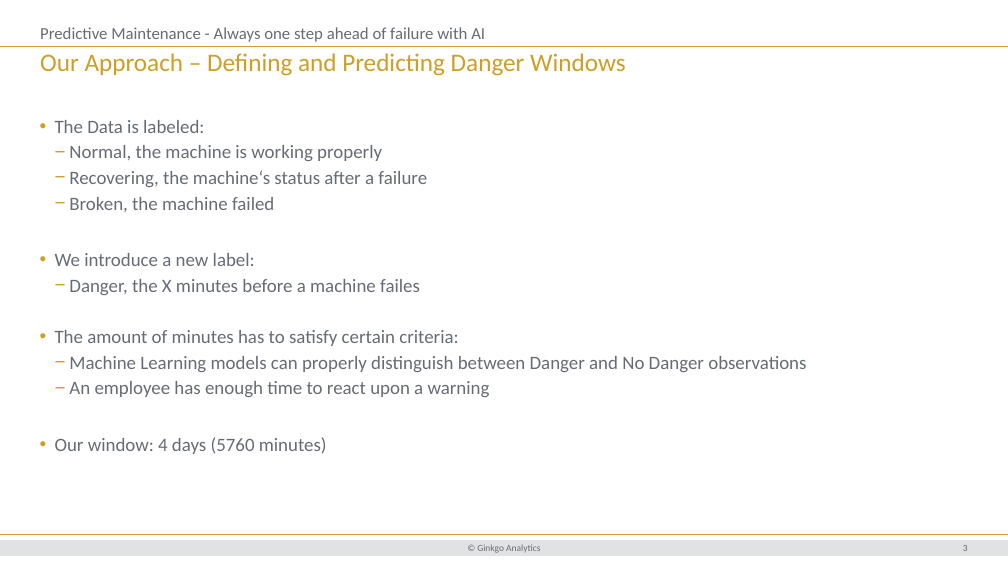
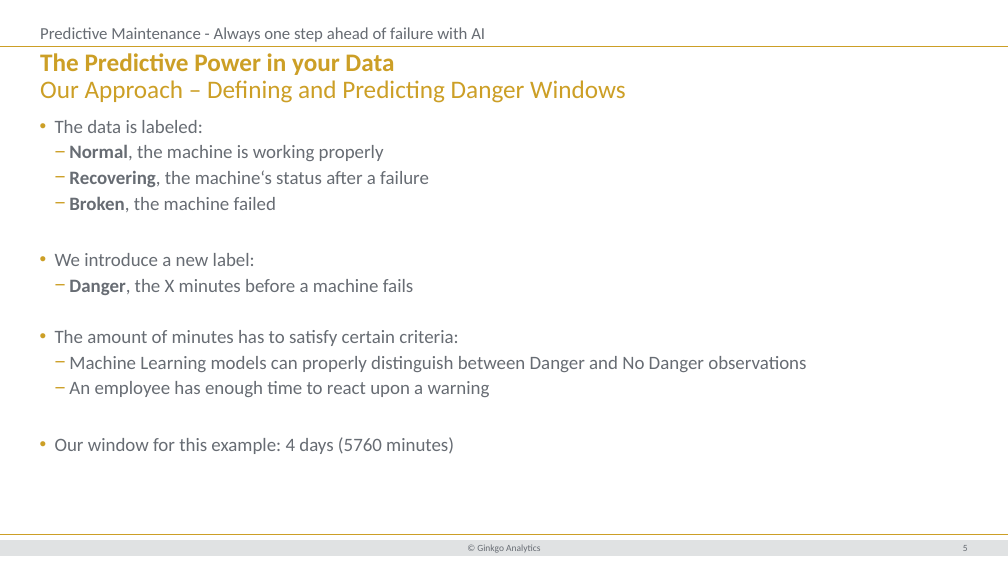
Before and after one commit to LukasKaspras/ginkgo_datacase_interview, a slide deck: slide 5 of reports/ds_presentation.pptx (slide 3 before the commit). Drawn at 1008x567 pixels with LibreOffice and Linux fonts; fonts in the diff are those of the drawing; background and template pictures are left out. Boxes give left, top, right and bottom in pixels: in the first picture for what was removed or moved away, otherwise in the second. Text is boxed around its words. In the diff, an @@ line names an element or a change of style, - is before the commit and + after.

```diff
--- a/reports/ds_presentation.pptx
+++ b/reports/ds_presentation.pptx
@@ title at (x1=40, y1=53, x2=625, y2=103): text changed @@
-Our Approach – Defining and Predicting Danger Windows
+The Predictive Power in your Data
+Our Approach – Defining and Predicting Danger Windows
@@ text at (x1=55, y1=120, x2=202, y2=133): text changed @@
-• The Data is labeled:
+• The data is labeled:
@@ text at (x1=69, y1=144, x2=429, y2=212): bold on in "Normal,", "Recovering,", "Broken," @@
@@ text at (x1=69, y1=279, x2=414, y2=295): text changed @@
-  − Danger, the X minutes before a machine failes
+  − Danger, the X minutes before a machine fails
@@ text at (x1=55, y1=437, x2=454, y2=454): text changed @@
-• Our window: 4 days (5760 minutes)
+• Our window for this example: 4 days (5760 minutes)
```
Also in this commit, not shown: 7 other slides changed, 3 slides added, 1 slide removed, 1 other file.
